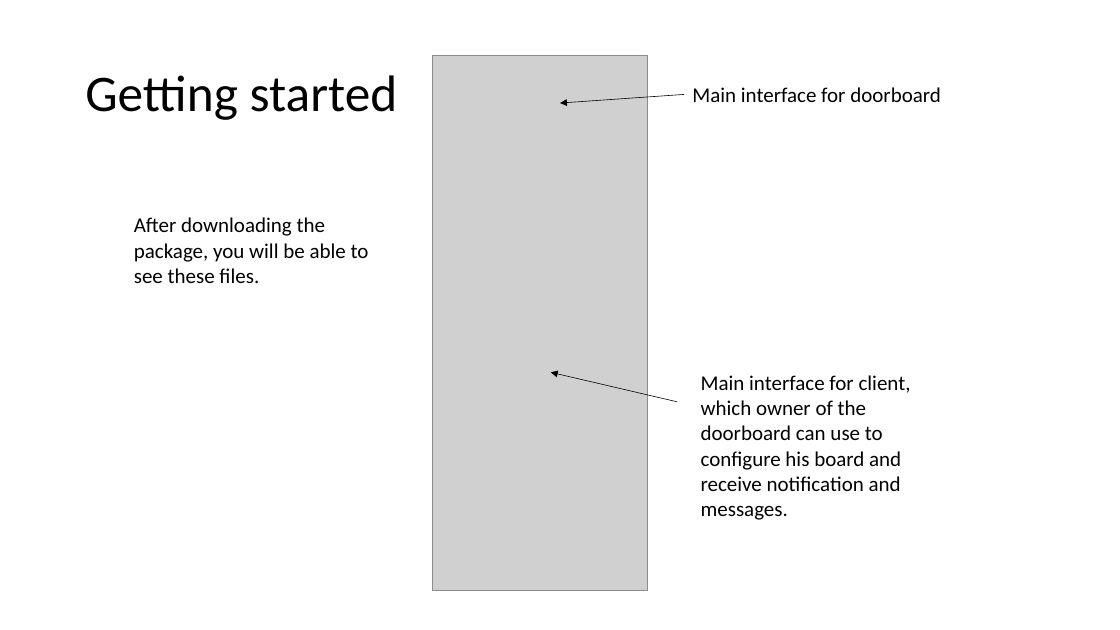
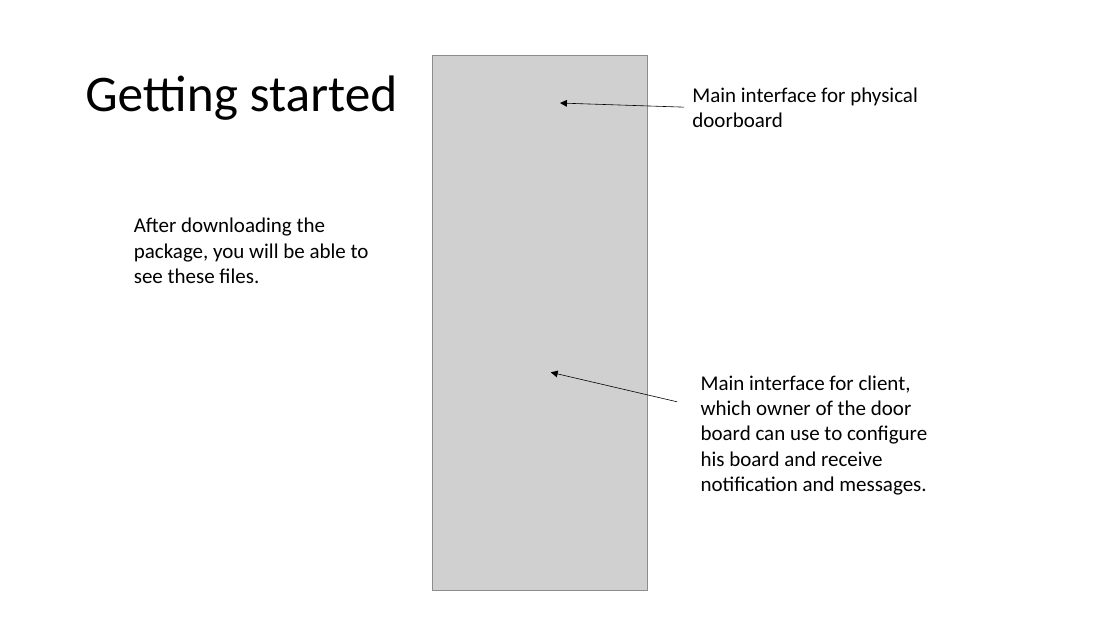
Before and after one commit to rukinosoushi/DoorBoardPrototype, a slide deck: slide 2 of user guide .pptx. Drawn at 1120x630 pixels with LibreOffice and Linux fonts; fonts in the diff are those of the drawing; grey boxes stand for pictures. Boxes give left, top, right and bottom in pixels: in the first picture for what was removed or moved away, otherwise in the second. Text is boxed around its words. In the diff, an @@ line names an element or a change of style, - is before the commit and + after.

Commit message:
edited ppt

```diff
--- a/user guide .pptx
+++ b/user guide .pptx
@@ text at <box>692,87,918,127</box>: text changed @@
-Main interface for doorboard
+Main interface for physical doorboard
@@ arrow moved from (684, 94) - (560, 103) to (684, 108) - (560, 103) @@
@@ text at <box>701,375,927,495</box>: spaces changed @@
-Main interface for client, which owner of the doorboard can use to configure his board and receive notification and messages.
+Main interface for client, which owner of the door board can use to configure his board and receive notification and messages.
```
Also in this commit, not shown: 6 other slides changed, 11 slides added, 2 slides removed.
